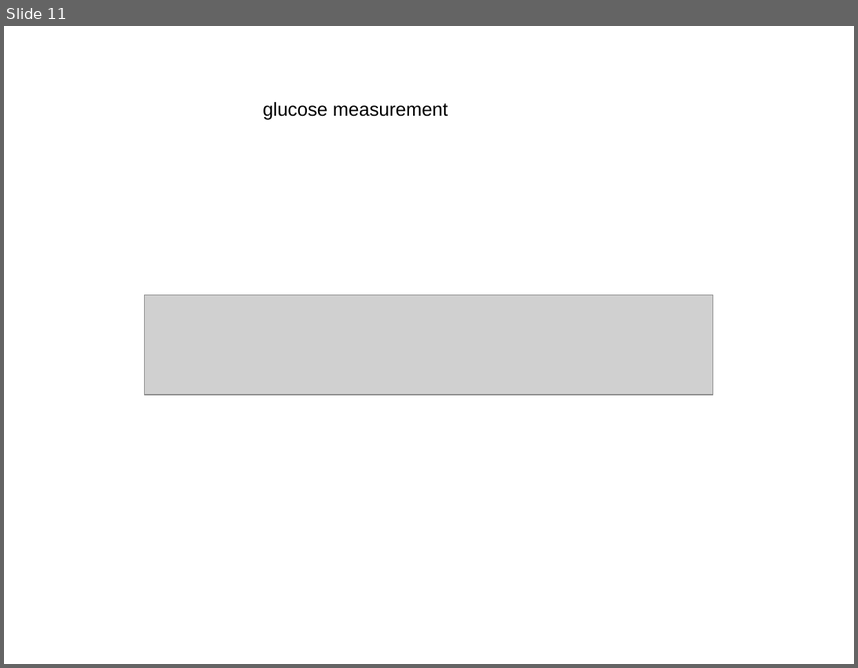
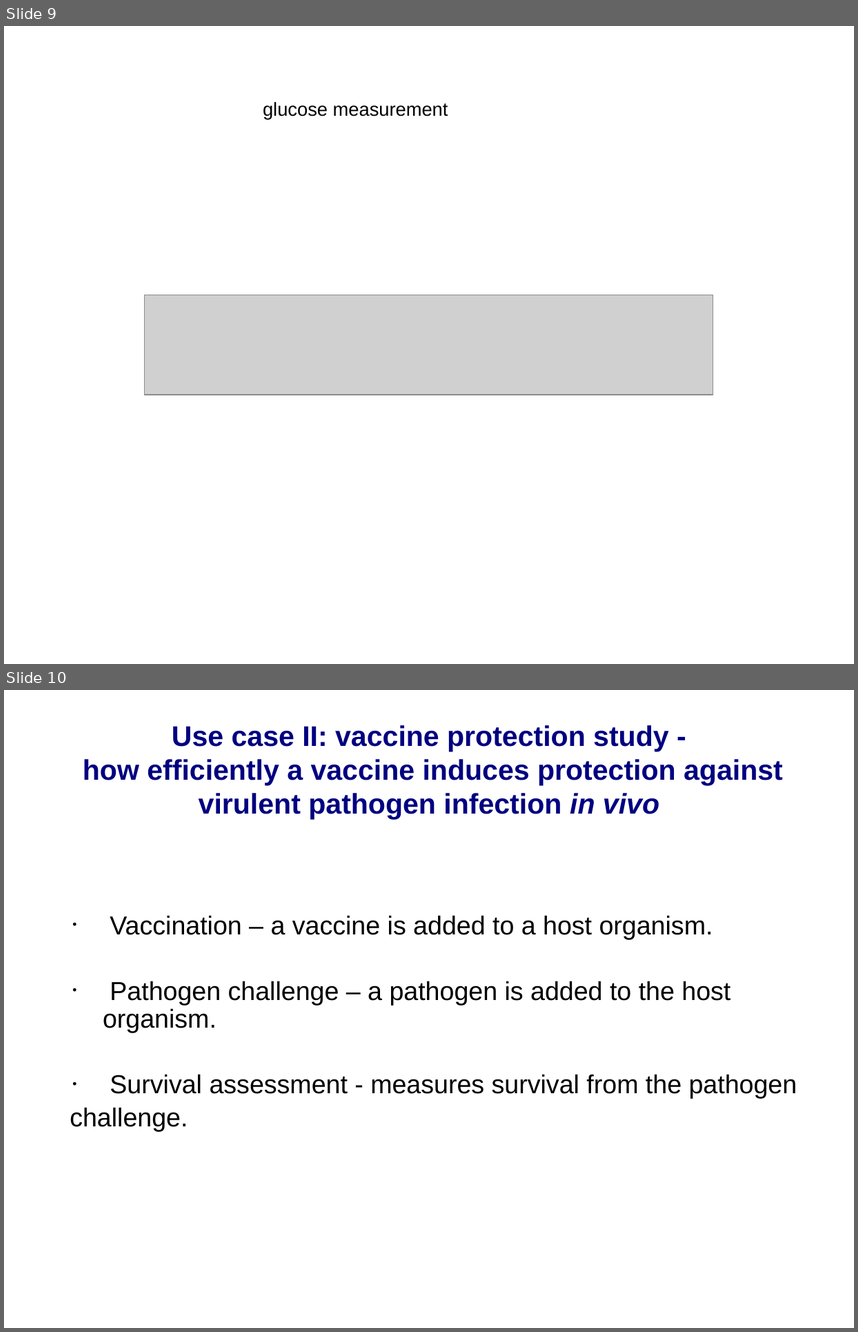
Before and after one commit to jamesaoverton/obi-backup, a slide deck: docs/papers/ISMB_2009/OBI-SIG.ppt. Shown one above the other, each under a label of ours: slide 11 before the commit, slides 9 and 10 after it. The pictures are 858x668 and 858x1332 pixels, drawn with LibreOffice and Linux fonts; fonts in the diff are those of the drawing; grey boxes stand for pictures; background and template pictures are left out. Boxes give left, top, right and bottom in pixels: in the first picture for what was removed or moved away, otherwise in the second. Text is boxed around its words. In the diff, an @@ line names an element or a change of style, - is before the commit and + after.

```diff
--- a/docs/papers/ISMB_2009/OBI-SIG.ppt
+++ b/docs/papers/ISMB_2009/OBI-SIG.ppt
@@ slide 10 added at (x1=4, y1=690, x2=854, y2=1328), background picture (left out) @@
@@ title added at (x1=83, y1=725, x2=783, y2=819), 24 pt, text #000080, bold @@
+Use case II: vaccine protection study -
+how efficiently a vaccine induces protection against virulent pathogen infection in vivo
@@ text added at (x1=70, y1=915, x2=797, y2=1131), 22 pt, text #000000 @@
+• Vaccination – a vaccine is added to a host organism.
+• Pathogen challenge – a pathogen is added to the host organism.
+• Survival assessment - measures survival from the pathogen
+challenge.
@@ what was slide 11 is now slide 9 @@
```
Also in this commit, not shown: 4 slides changed, 3 other slides added, 4 slides removed.
